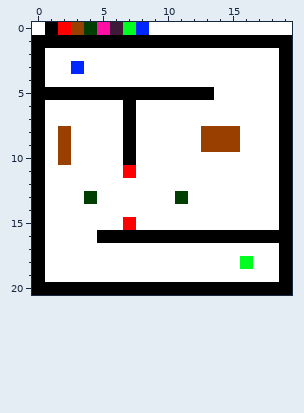
Pixel-art sprite -- Assets/Resources/Levels/level2.png. That is the earlier state.
The file is 20x21 pixels.
Once edited:
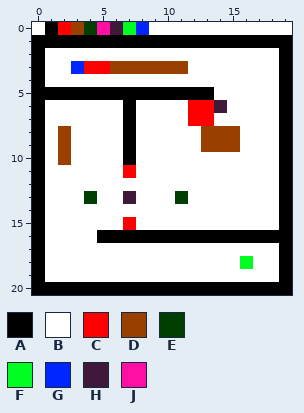
Palette (. is transparent): A #000000  B #ffffff  C #ff0000  D #993f00  E #003f01  F #00ff21  G #0026ff  H #3f193a  J #ff0fa3
The edit:
@@ x 0..19 @@
  2 ABBBBBBBBBBBBBBBBBBA
- 3 ABBGBBBBBBBBBBBBBBBA
+ 3 ABBGCCDDDDDDBBBBBBBA
  4 ABBBBBBBBBBBBBBBBBBA
  5 AAAAAAAAAAAAAABBBBBA
- 6 ABBBBBBABBBBBBBBBBBA
- 7 ABBBBBBABBBBBBBBBBBA
+ 6 ABBBBBBABBBBCCHBBBBA
+ 7 ABBBBBBABBBBCCBBBBBA
  8 ABDBBBBABBBBBDDDBBBA
@@ x 5..9 @@
 12 BBBBB
-13 BBBBB
+13 BBHBB
 14 BBBBB
